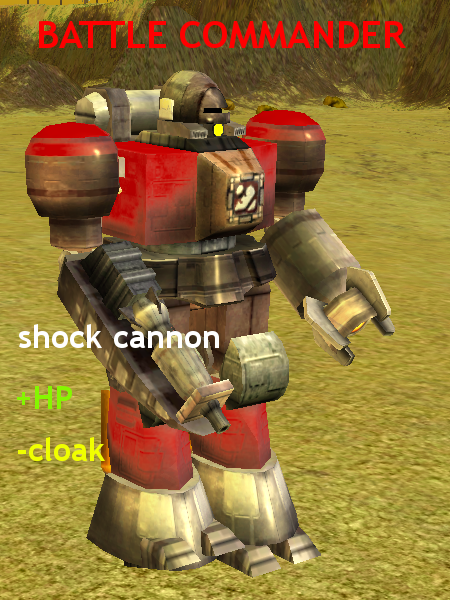
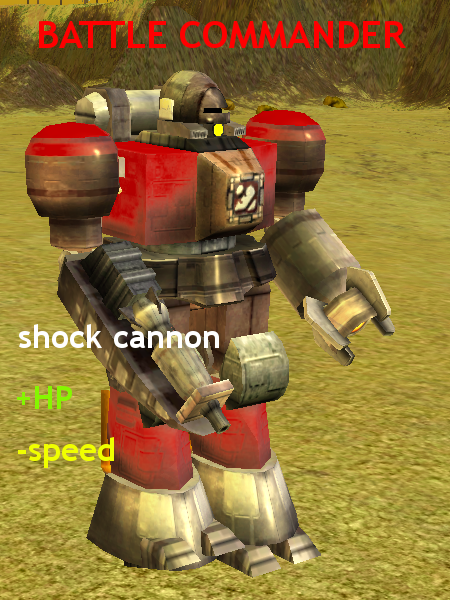
Two versions of the same layered image (450 x 600). Layer-by-layer changes:
renamed "-cloak" to "-speed", painted on it over [29, 437, 114, 468]
